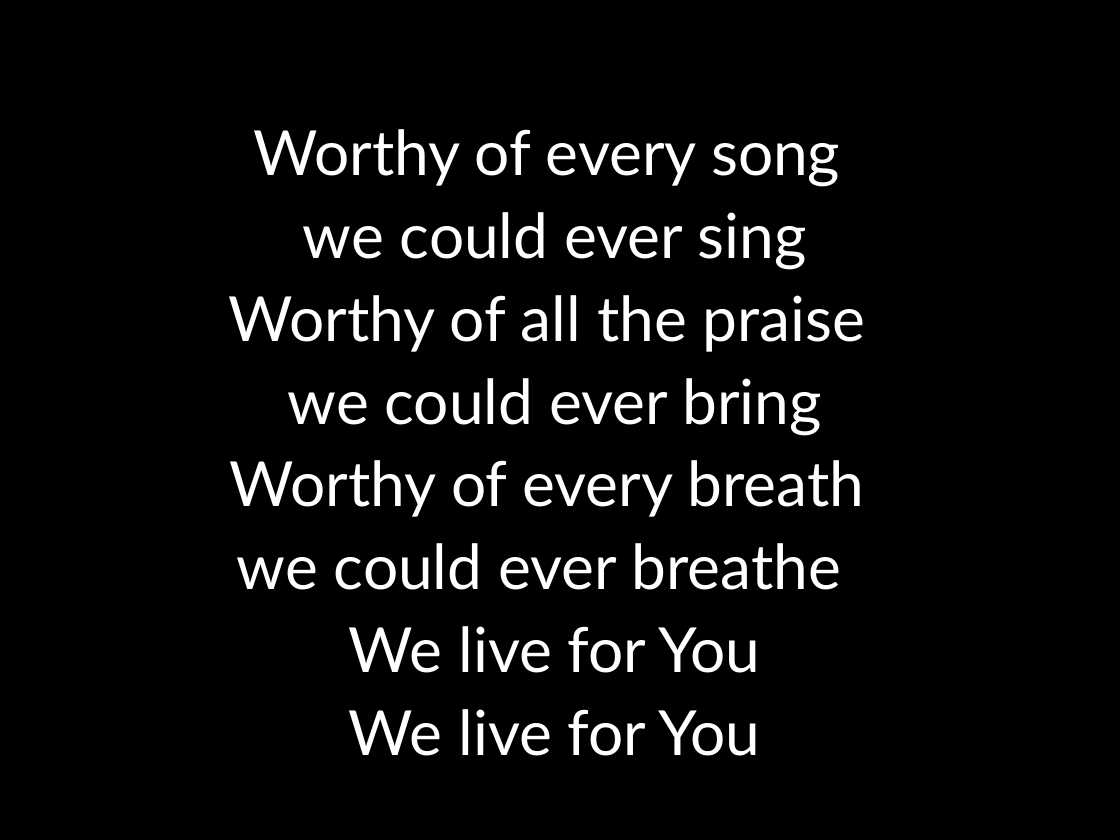
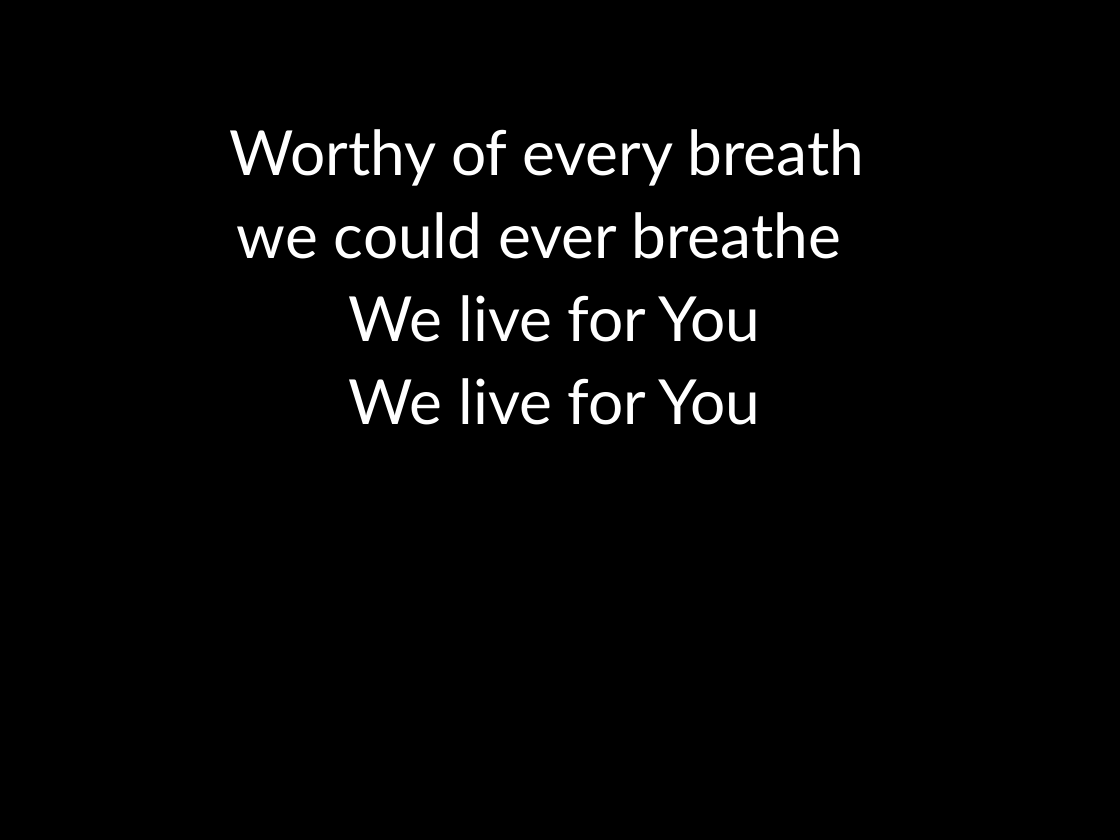
Before and after one commit to kendall412/worship, a slide deck: slide 3 of Build My Life.pptx (slide 2 before the commit). Drawn at 1120x840 pixels with LibreOffice and Linux fonts; fonts in the diff are those of the drawing. Boxes give left, top, right and bottom in pixels: in the first picture for what was removed or moved away, otherwise in the second. Text is boxed around its words. In the diff, an @@ line names an element or a change of style, - is before the commit and + after.

```diff
--- a/Build My Life.pptx
+++ b/Build My Life.pptx
@@ subtitle at [228, 129, 866, 436]: paragraphs removed @@
-Worthy of every song
-we could ever sing
-Worthy of all the praise
-we could ever bring
```
Also in this commit, not shown: 5 other slides changed, 6 slides added, 8 other files.
